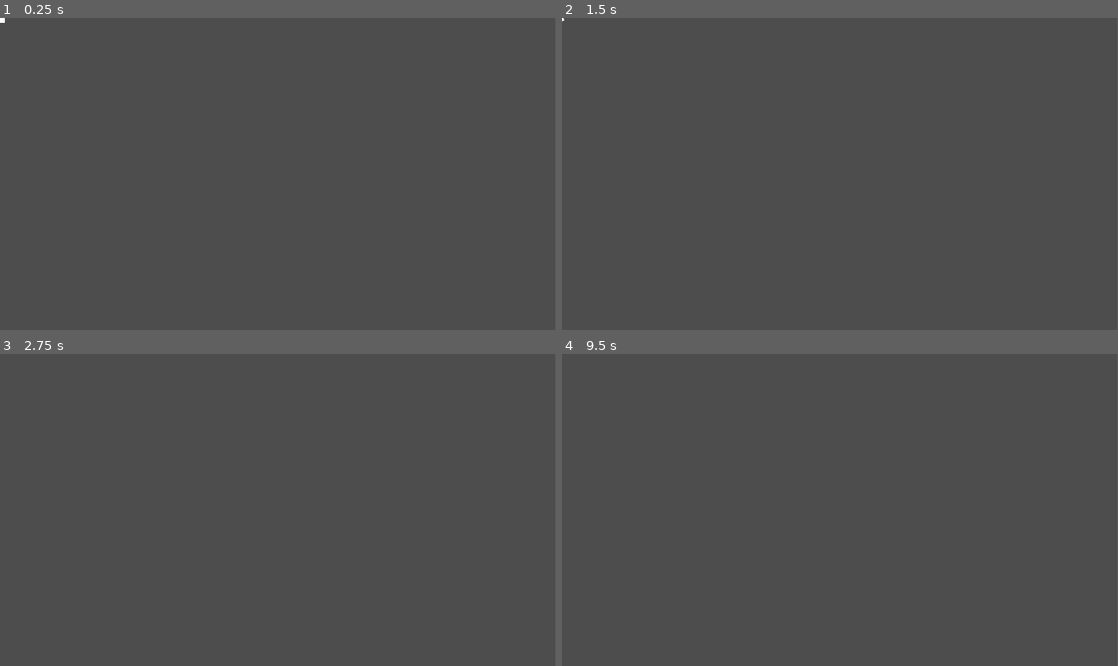
Above: before the commit, frames 1-4 (two rows, left to right).
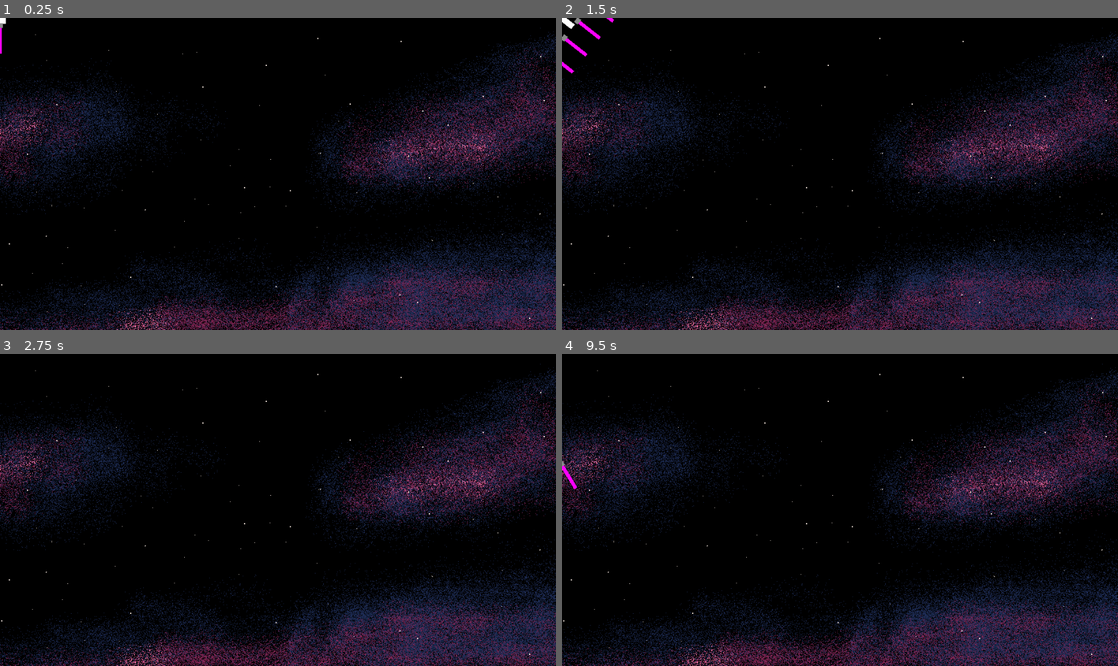
Above: after the commit, the same moments.

Repository: Lochi-dot-JPEG/LimitedSpaceLudumDare54
Game: Godot game, scene res://locations/battlefield.tscn
Same seed, same stepped clock (60 frames per second), same inputs: the game is played once before the commit and once after it.
Inputs:
- Up to frame 1 (0.25 s): no input
- Up to frame 2 (1.5 s): tap Enter at 0.5 s; hold D (right) 0.53-1.28 s; hold S (down) from 1.28 s (still down)
- Up to frame 3 (2.75 s): tap Space at 2 s; release S (down) at 2.03 s; hold D (right) from 2.03 s (still down)
- Up to frame 4 (9.5 s): tap Enter at 2.75, 4.25 s; release D (right) at 2.78 s; hold W (up) 2.78-3.53 s; tap Space at 3.5, 5 s; hold A (left) 3.53-5.03 s; hold S (down) 5.03-5.78 s; hold D (right) 5.78-6.53 s; hold W (up) 6.53-7.28 s; hold D (right) 7.28-8.03 s; hold S (down) 8.03-8.78 s; hold A (left) from 8.78 s (still down)
In our replay, the window is 799x449 before the commit and 800x449 after it. These sizes can differ from the game's own. Grey fills any space a smaller window leaves; there, only what the larger window draws over its background counts as a difference.

The runs differ from the first frame. In frame 1, 100% of the frame differs, in the area x 0-100%, y 0-100%; in frame 2, 100%; in frame 3, 100%; in frame 4, 100%.

Commit message:
Part instantiation, background and bullet textures

Diff:
--- /dev/null
+++ b/entities/bullet/bullet.tscn
@@ -0,0 +1,13 @@
+[gd_scene load_steps=3 format=3 uid="uid://btd4ie11xv74v"]
+
+[ext_resource type="Texture2D" uid="uid://lj4pg4ikacme" path="res://entities/bullet/bullet1.png" id="1_fj6i0"]
+
+[sub_resource type="CircleShape2D" id="CircleShape2D_uqnic"]
+
+[node name="Bullet" type="Area2D"]
+
+[node name="CollisionShape2D" type="CollisionShape2D" parent="."]
+shape = SubResource("CircleShape2D_uqnic")
+
+[node name="Sprite2D" type="Sprite2D" parent="."]
+texture = ExtResource("1_fj6i0")
--- a/entities/player.gd
+++ b/entities/player.gd
@@ -1,12 +1,14 @@
 extends CharacterBody2D
+@onready var attach_points: Node2D = $AttachPoints
 
 @export var drag = 0.98
 @export var acceleration = 5
 @export var rotational_drag = 0.8
 var rotational_velocity = 0
+@export var part_width = 50
 # Called when the node enters the scene tree for the first time.
 func _ready() -> void:
-	pass # Replace with function body.
+	_load_parts()
 
 
 # Called every frame. 'delta' is the elapsed time since the previous frame.
@@ -15,10 +17,43 @@
 	if input.length() > 0:
 		input = input.normalized()
 	#position += input
-	rotational_velocity += input.x / 80
+	rotational_velocity += input.x / 100
 	rotate(rotational_velocity)
 	velocity += Vector2(0,input.y * acceleration).rotated(rotation)
 	velocity *= drag
 	rotational_velocity*= rotational_drag
 
 	move_and_slide()
+
+func _load_parts():
+
+
+	for i in attach_points.get_children():
+		for child in i.get_children():
+			child.queue_free()
+	var ship_sides = Stats.player_parts
+	var _add_to = 0
+	print(ship_sides)
+
+	for i in ship_sides:
+		print(i)
+		var _part_parent = attach_points.get_child(_add_to)
+		var total_width = part_width *( i.size() - 1)
+		var point_direction = _part_parent.target_position.angle()
+		var align_along = abs(_part_parent.target_position.rotated(deg_to_rad(90)).normalized())
+		var _current_part = 0
+		for part in i:
+
+			var _new_part = Stats.parts[part].instantiate()
+			_part_parent.add_child(_new_part)
+			var pos = _part_parent.global_position
+			var _offset = total_width / i.size() * _current_part - total_width / 3
+			pos += align_along * Vector2(_offset,_offset)
+			print(align_along)
+			_new_part.global_position = pos
+			_new_part.global_rotation = _part_parent.global_rotation + point_direction
+			_current_part += 1
+		_add_to += 1
+
+func _save_parts():
+	pass
--- a/entities/player.tscn
+++ b/entities/player.tscn
@@ -39,31 +39,18 @@
 
 [node name="AttachPoints" type="Node2D" parent="."]
 
-[node name="Node2D" type="Node2D" parent="AttachPoints"]
-position = Vector2(0, -13)
-scale = Vector2(0.886723, 0.108295)
-
-[node name="Node2D2" type="Node2D" parent="AttachPoints"]
-position = Vector2(13, 0)
-
-[node name="Node2D3" type="Node2D" parent="AttachPoints"]
-position = Vector2(0, 13)
-
-[node name="Node2D4" type="Node2D" parent="AttachPoints"]
-position = Vector2(-13, 0)
-
 [node name="RayCast2D" type="RayCast2D" parent="AttachPoints"]
 position = Vector2(0, 13)
 target_position = Vector2(0, 7)
 
 [node name="RayCast2D2" type="RayCast2D" parent="AttachPoints"]
 position = Vector2(-13, 0)
-target_position = Vector2(0, 7)
+target_position = Vector2(-7, 0)
 
 [node name="RayCast2D3" type="RayCast2D" parent="AttachPoints"]
 position = Vector2(13, 0)
-target_position = Vector2(0, 7)
+target_position = Vector2(7, 0)
 
 [node name="RayCast2D4" type="RayCast2D" parent="AttachPoints"]
-position = Vector2(0, -13)
+position = Vector2(0, -30)
 target_position = Vector2(0, -7)
--- a/locations/battlefield.tscn
+++ b/locations/battlefield.tscn
@@ -1,7 +1,14 @@
-[gd_scene load_steps=2 format=3 uid="uid://bj3emfmsw2iq3"]
+[gd_scene load_steps=3 format=3 uid="uid://bj3emfmsw2iq3"]
 
 [ext_resource type="PackedScene" uid="uid://d0b3i4hxgty3f" path="res://entities/player.tscn" id="1_6vte4"]
+[ext_resource type="Texture2D" uid="uid://u623o4oqgkii" path="res://locations/background.png" id="2_78203"]
 
 [node name="Battlefield" type="Node2D"]
 
 [node name="Player" parent="." instance=ExtResource("1_6vte4")]
+acceleration = 5
+
+[node name="Background" type="Sprite2D" parent="."]
+z_index = -400
+position = Vector2(474, 266.5)
+texture = ExtResource("2_78203")
--- a/parts/basic_gun.tscn
+++ b/parts/basic_gun.tscn
@@ -1,3 +1,24 @@
 [gd_scene format=3 uid="uid://354oh3kkgsk8"]
 
 [node name="BasicGun" type="Node2D"]
+
+[node name="ColorRect" type="ColorRect" parent="."]
+anchors_preset = 8
+anchor_left = 0.5
+anchor_top = 0.5
+anchor_right = 0.5
+anchor_bottom = 0.5
+offset_left = -4.0
+offset_top = -3.0
+offset_right = 48.0
+offset_bottom = 3.0
+grow_horizontal = 2
+grow_vertical = 2
+color = Color(1, 0, 1, 1)
+
+[node name="ColorRect2" type="ColorRect" parent="."]
+offset_left = -4.0
+offset_top = -5.0
+offset_right = 4.0
+offset_bottom = 5.0
+color = Color(0.545098, 0.545098, 0.545098, 1)
--- a/project.godot
+++ b/project.godot
@@ -14,6 +14,16 @@
 run/main_scene="res://locations/battlefield.tscn"
 config/features=PackedStringArray("4.2", "GL Compatibility")
 config/icon="res://icon.svg"
+
+[autoload]
+
+Stats="*res://scripts/stat_manager.gd"
+
+[display]
+
+window/size/viewport_width=948
+window/size/viewport_height=533
+window/stretch/mode="viewport"
 
 [dotnet]
 
@@ -46,3 +56,4 @@
 
 renderer/rendering_method="gl_compatibility"
 renderer/rendering_method.mobile="gl_compatibility"
+environment/defaults/default_clear_color=Color(0, 0, 0, 1)
--- a/scripts/stat_manager.gd
+++ b/scripts/stat_manager.gd
@@ -1,11 +1,16 @@
 extends Node
 
-var player_upgrades = [
+var player_parts = [
+	["basic"],
+	["basic"],
 	[],
-	[],
-	[],
-	[],
+	["basic","basic","basic","basic"],
 ]
+
+
+var parts = {
+	"basic":preload("res://parts/basic_gun.tscn")
+}
 # Called when the node enters the scene tree for the first time.
 func _ready() -> void:
 	pass # Replace with function body.
Binary file added: entities/bullet/bullet1.png
Not shown, added: entities/bullet/bullet1.png.import
Binary file added: entities/bullet/bullet2.png
Not shown, added: entities/bullet/bullet2.png.import
Binary file added: entities/bullet/bullet3.png
Not shown, added: entities/bullet/bullet3.png.import
Binary file added: entities/bullet/bullet4.png
Not shown, added: entities/bullet/bullet4.png.import
Binary file added: locations/background.png
Not shown, added: locations/background.png.import
